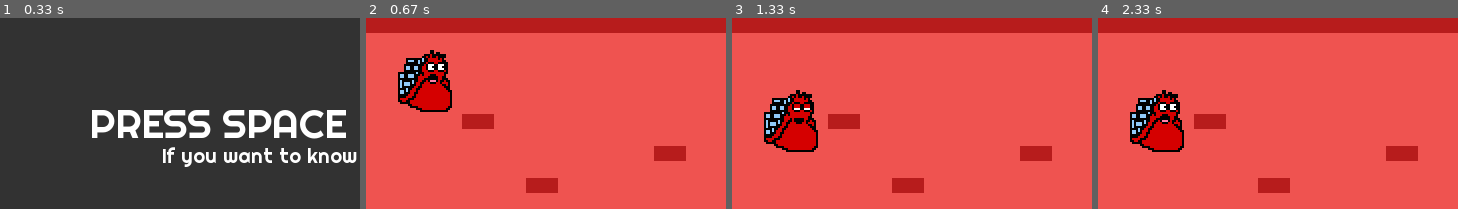
Above: before the commit, frames 1-4 (left to right).
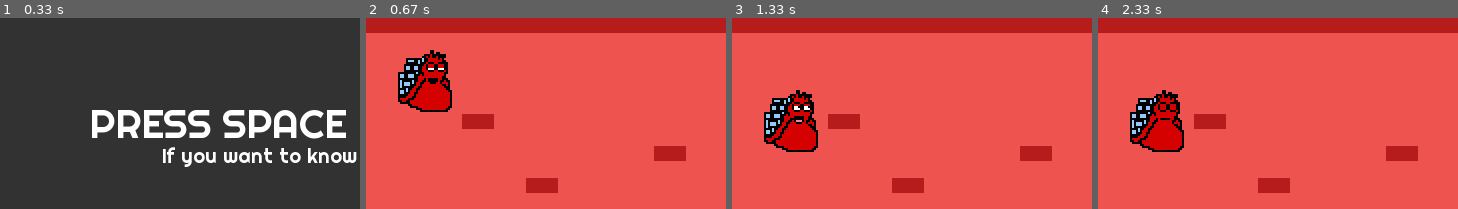
Above: after the commit, the same moments.

Repository: Moks8/pygame_virus
Game: pygame game, started from main.py
Same seed, same stepped clock (60 frames per second), same inputs: the game is played once before the commit and once after it.
Inputs:
- Up to frame 1 (0.33 s): no input
- Up to frame 2 (0.67 s): tap Space at 0.33 s
- Up to frame 3 (1.33 s): hold Down from 1.17 s (still down); tap Space at 1.23 s
- Up to frame 4 (2.33 s): tap Space at 1.53, 1.73, 2.13 s; release Down at 1.63 s; hold Up 1.67-2.03 s; hold Down from 2.07 s (still down)
The pictures show only the part of the screen within x 0-50%, y 0-50%; the shares and areas given below are measured in that part.

Frame 1 is identical in both runs. In frame 2, 0.1% of the frame differs, in the area x 16-22%, y 24-34%; in frame 3, less than 0.1%; in frame 4, 0.2%, in the area x 16-22%, y 45-56%.

Commit message:
Added on Game Over image

Diff:
--- a/main.py
+++ b/main.py
@@ -24,7 +24,7 @@
         self.sprites = pg.sprite.Group()
         self.sprites.add(self.hero)
 
-        self.explosion = Explotions()
+        #self.explosion = Explotions()
 
         self.clock = pg.time.Clock()
         self.fps = FPS
@@ -33,16 +33,21 @@
         self.marcador = self.font.render("0",True,WHITE)
         self.txt_level = self.font.render("Level 0", True, WHITE)
 
+        self.game_over_image = pg.image.load("./resources/game_over.png")
+
         self.boom = pg.mixer.Sound("./resources/sounds/sfx-explosion-14.wav")
         pg.mixer.music.load("./resources/sounds/resources_8-bit-Coffin-Dance-_from-Astronomia_-_1_.wav")
         pg.mixer.music.play(-1)
 
         self.start_game()
 
-    '''
+
     def kill (self,group):
         lista_candidatos = pg.sprite.spritecollide(self.hero,self.scene.virus,True)
+
         if len(lista_candidatos)>0:
+            self.game_over= True
+            '''
             self.explosion.rect = self.hero.rect
             self.sprites.add(self.explosion)
             self.explosion.update()
@@ -50,8 +55,9 @@
             self.boom.play()
 
             print("tas muerto")
+            '''
 
-    '''
+
 
     def on_loop (self):
         if self.game_over:
@@ -60,9 +66,10 @@
             self.score += self.scene.on_loop()
         if self.scene.has_hero:
             self.scene.repaint_rect(self.hero.rect)
-        self.hero.move()
+            self.hero.move()
+            self.kill(self.sprites)
         self.marcador = self.font.render(str(self.score), True, WHITE)
-        #self.kill(self.sprites)
+
         if self.current_scene == len(self.scenes) -1:
             self.txt_level = self.font.render("THE END", True, WHITE)
         else:
@@ -70,7 +77,9 @@
 
     def on_render(self):
         if self.game_over:
-            pass
+            self.pantalla.blit(self.game_over_image,
+                                (SCREEN_WIDTH // 2 - self.game_over_image.get_rect().width // 2,
+                                 SCREEN_HEIGHT // 2 - self.game_over_image.get_rect().height / 2))
         else:
             self.scene.on_render(self.pantalla)
 
@@ -122,8 +131,7 @@
 
                 self.on_event(event)
 
-            if self.game_over:
-                continue
+
 
             # Wait until user press space
             if self.must_restart_game:
Renamed: resources/Game over.png -> resources/game_over.png
